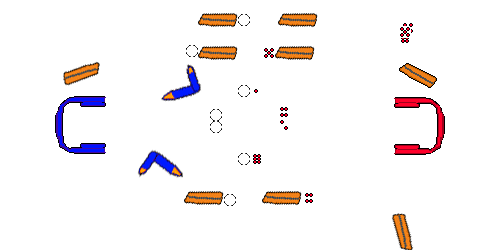
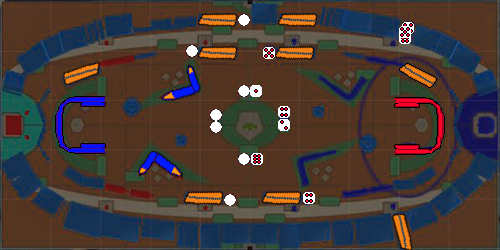
Layered file, before and after one edit (500 x 250). Changes by layer:
hid "BG" over [left=0, top=0, right=500, bottom=250]
showed "레이어 2" over [left=0, top=0, right=500, bottom=250]
